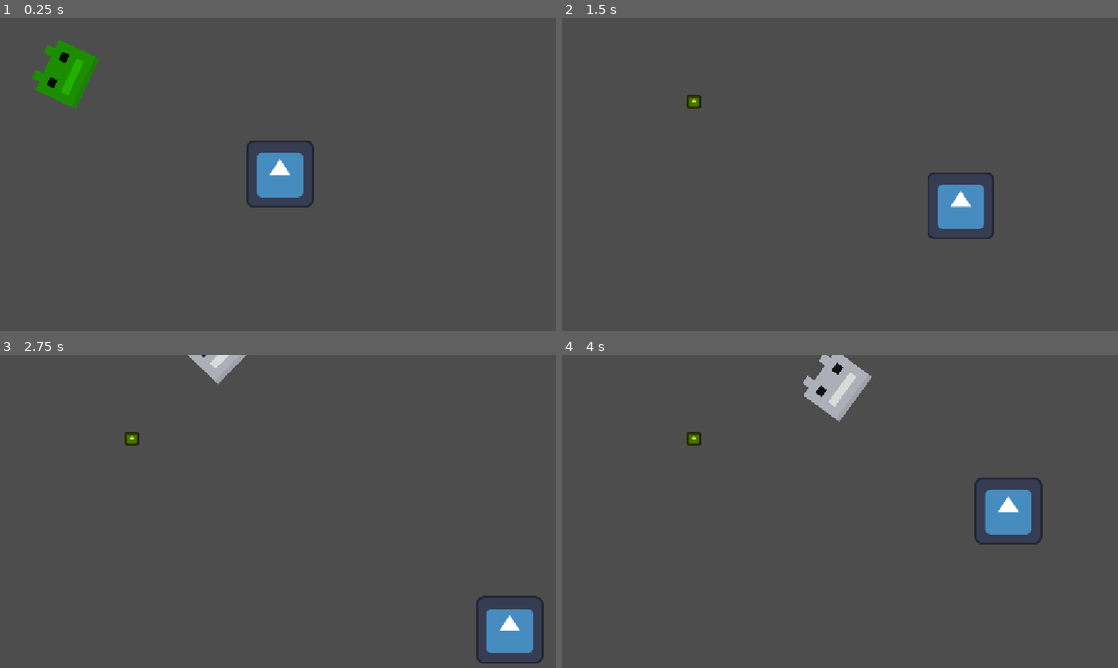
Above: before the commit, frames 1-4 (two rows, left to right).
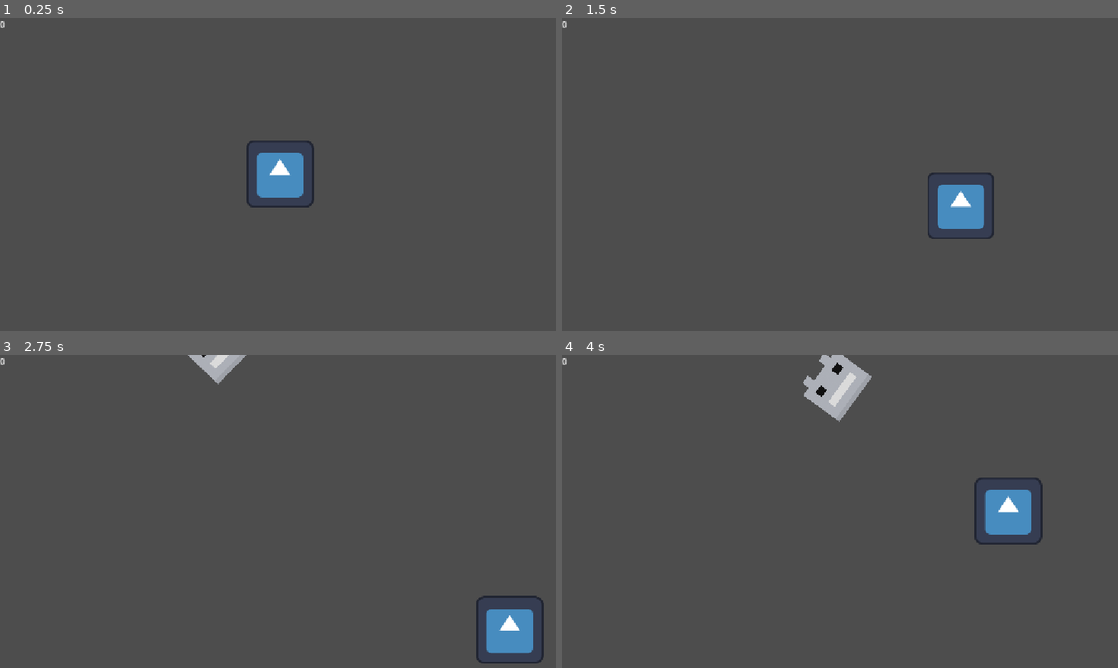
Above: after the commit, the same moments.

Repository: NxtCreator/little-archery
Game: Godot game, scene res://scenes/main.tscn
The game is run twice, just before and just after one commit, with the same random seed, the same clock (stepped at 60 frames per second) and the same inputs. The engine's default icon, where the game draws it, is replaced by a stand-in: a white triangle on a blue panel in a dark square.
Inputs (mouse positions are in pixels of both pictures, inside the frame that each line leads up to):
- Up to frame 1 (0.25 s): no input
- Up to frame 2 (1.5 s): tap Enter at 0.5 s; move the mouse to (1001, 171) at 0.52 s; hold D (move_right) 0.53-1.28 s; tap Alt at 0.6 s; click (1001, 171) at 0.67 s; move the mouse to (745, 205) at 1.27 s; hold S (move_down) from 1.28 s (still down); tap Shift at 1.35 s
- Up to frame 3 (2.75 s): move the mouse to (366, 452) at 2.02 s; release S (move_down) at 2.03 s; hold D (move_right) from 2.03 s (still down); tap Alt at 2.1 s
- Up to frame 4 (4 s): move the mouse to (834, 596) at 2.77 s; release D (move_right) at 2.78 s; hold W (move_up) 2.78-3.53 s; tap Shift at 2.85 s; click (834, 596) at 2.92 s; move the mouse to (1051, 577) at 3.52 s; hold A (move_left) from 3.53 s (still down); tap Alt at 3.6 s

The runs differ from the first frame. In frame 1, 1.5% of the frame differs, in the area x 0-18%, y 0-29%; in frame 2, 0.1%; in frame 3, 0.1%; in frame 4, 0.1%.

Commit message:
Add on-screen coin counter label updated from the player's coin count

Diff:
--- /dev/null
+++ b/scenes/label.gd
@@ -0,0 +1,7 @@
+extends Label
+
+func _process(delta: float) -> void:
+	var player = get_tree().get_first_node_in_group("player")
+	if player == null:
+		return
+	text = str(player.coin_count)
--- a/scenes/main.gd
+++ b/scenes/main.gd
@@ -4,7 +4,6 @@
 	preload("res://scenes/enemy.tscn"),
 	preload("res://scenes/fast_enemy.tscn"),
 	preload("res://scenes/tank_enemy.tscn"),
-
 ]
 
 func _on_timer_timeout() -> void:
--- a/scenes/main.tscn
+++ b/scenes/main.tscn
@@ -2,7 +2,7 @@
 
 [ext_resource type="Script" uid="uid://uueot4x6nhrv" path="res://scenes/main.gd" id="1_0wfyh"]
 [ext_resource type="PackedScene" uid="uid://bupr48wvnjsw5" path="res://scenes/player.tscn" id="1_o5qli"]
-[ext_resource type="PackedScene" uid="uid://deqbv4613v5s2" path="res://scenes/fast_enemy.tscn" id="3_sugp2"]
+[ext_resource type="Script" uid="uid://c88f8g786m50g" path="res://scenes/label.gd" id="3_sugp2"]
 
 [node name="Main" type="Node2D" unique_id=489610076]
 script = ExtResource("1_0wfyh")
@@ -14,7 +14,12 @@
 wait_time = 2.0
 autostart = true
 
-[node name="Enemy" parent="." unique_id=283542043 instance=ExtResource("3_sugp2")]
-position = Vector2(76, 82)
+[node name="CanvasLayer" type="CanvasLayer" parent="." unique_id=953736300]
+
+[node name="Label" type="Label" parent="CanvasLayer" unique_id=1573669760]
+offset_right = 40.0
+offset_bottom = 23.0
+text = "0"
+script = ExtResource("3_sugp2")
 
 [connection signal="timeout" from="Timer" to="." method="_on_timer_timeout"]
Not shown, added: scenes/label.gd.uid
